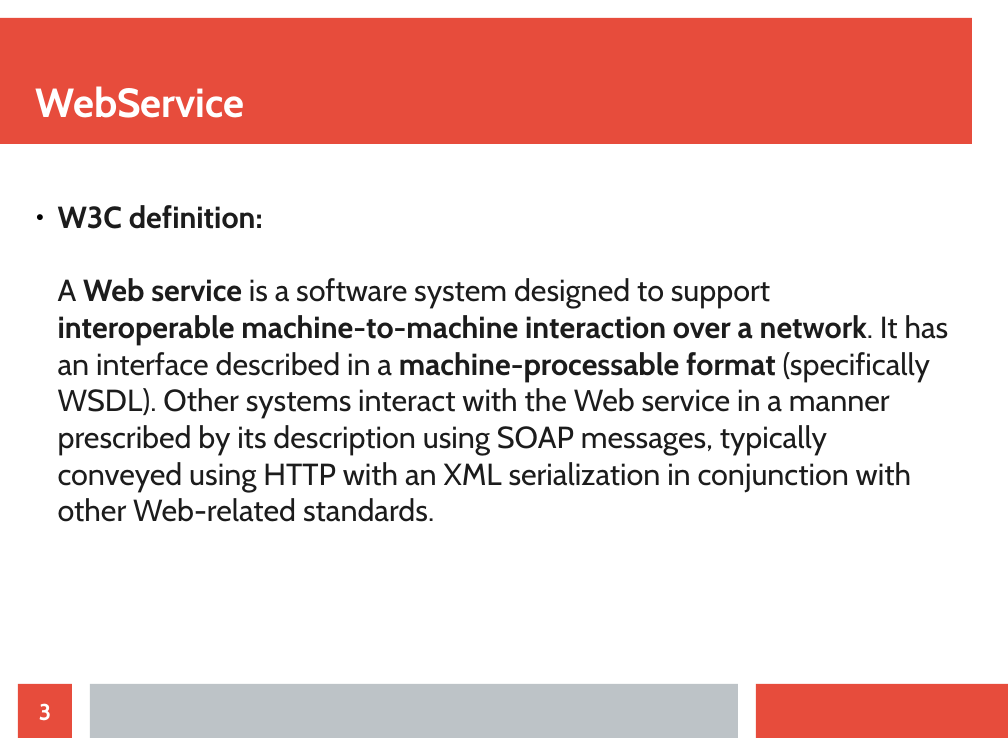
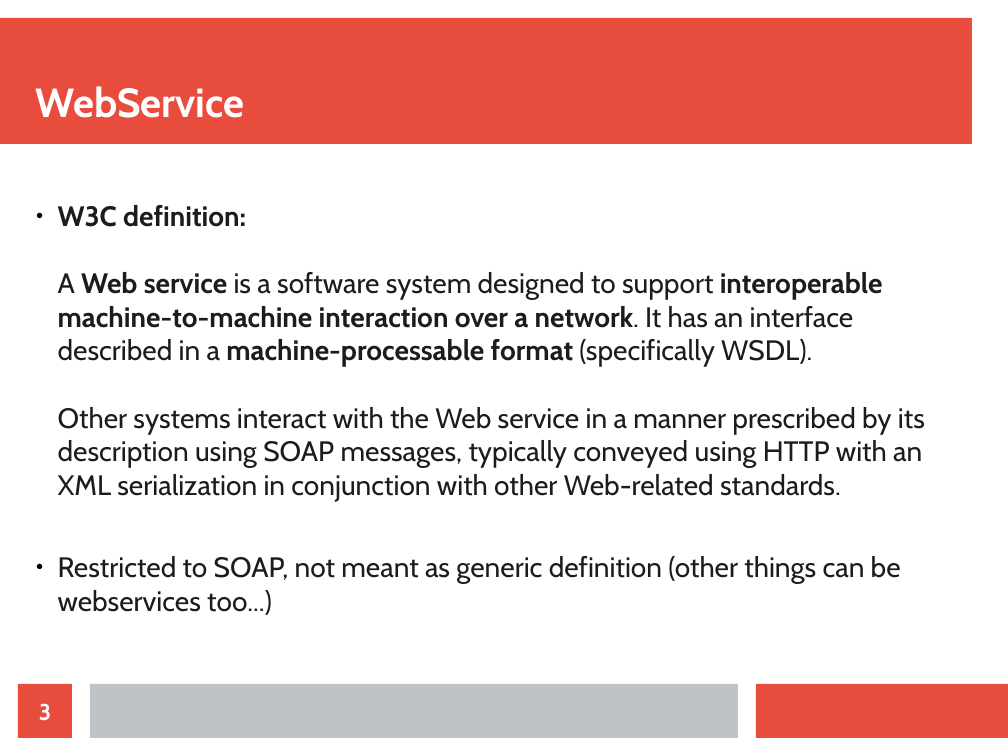
Before and after one commit to maxotta/pia-labs, a slide deck: slide 3 of lectures/ws_wsockets/ws_wsockets.odp. Drawn at 1008x756 pixels with LibreOffice and Linux fonts; fonts in the diff are those of the drawing. Boxes give left, top, right and bottom in pixels: in the first picture for what was removed or moved away, otherwise in the second. Text is boxed around its words. In the diff, an @@ line names an element or a change of style, - is before the commit and + after.

Commit message:
[lec-wss] Almost finished SOAP

```diff
--- a/lectures/ws_wsockets/ws_wsockets.odp
+++ b/lectures/ws_wsockets/ws_wsockets.odp
@@ text at [58,205,925,502]: size 24.1 to 22.1 pt in "W3C definition: A Web service is a ..." @@
@@ text at [58,556,901,615]: paragraph added @@
+● Restricted to SOAP, not meant as generic definition (other things can be webservices too...)
```
Also in this commit, not shown: 4 other slides changed, 12 slides added.
